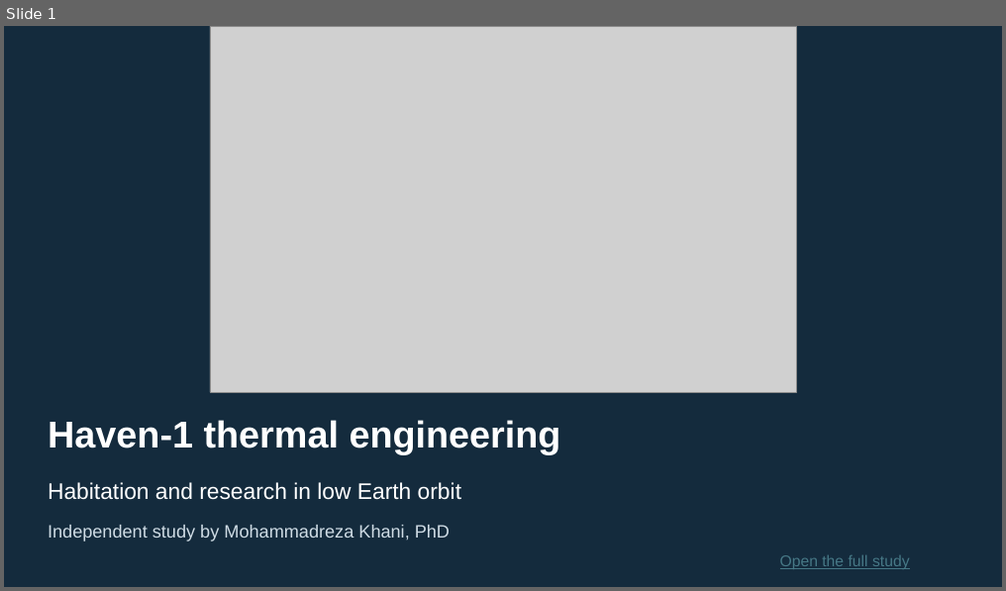
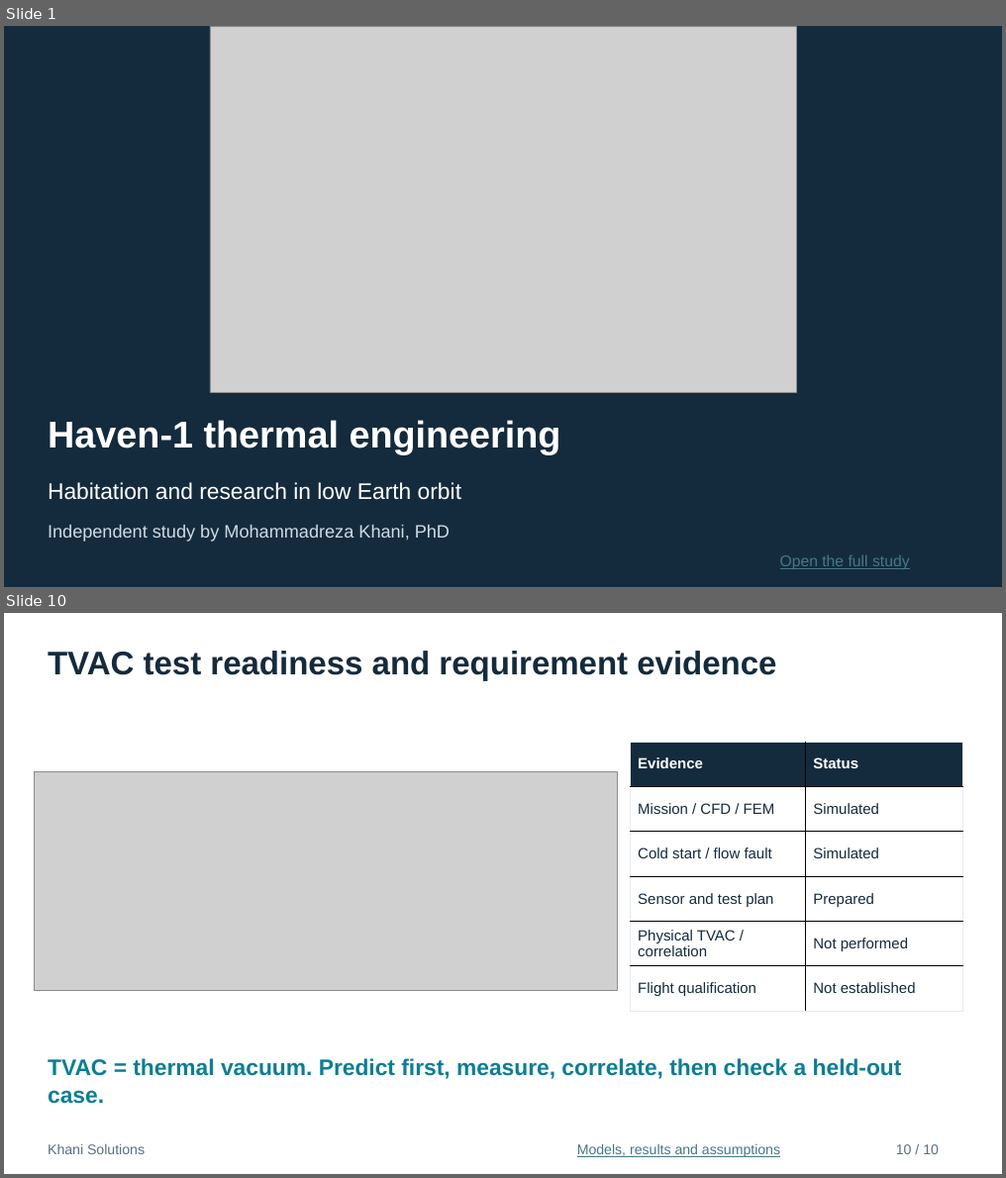
Before and after one commit to mrkhani88/khani-solutions-site, a slide deck: assets/studies/vast-haven-1/interview/Haven1_Thermal_Engineering_Interview.pptx. Shown one above the other, each under a label of ours: slide 1 before the commit, slides 1 and 10 after it; the slides between them are not shown. The pictures are 1006x591 and 1006x1178 pixels, drawn with LibreOffice and Linux fonts; fonts in the diff are those of the drawing; grey boxes stand for pictures. Boxes give left, top, right and bottom in pixels: in the first picture for what was removed or moved away, otherwise in the second. Text is boxed around its words. In the diff, an @@ line names an element or a change of style, - is before the commit and + after.

Commit message:
Connect Haven thermal CFD and FEM study and update ten-slide interview deck

```diff
--- a/assets/studies/vast-haven-1/interview/Haven1_Thermal_Engineering_Interview.pptx
+++ b/assets/studies/vast-haven-1/interview/Haven1_Thermal_Engineering_Interview.pptx
@@ slide 10 added at (4,613,1002,1174), background #FFFFFF @@
@@ text added at (48,651,776,681), 31.5 pt, text #142B3D, bold @@
+TVAC test readiness and requirement evidence
@@ table added at (630,742,962,1011), 6 rows, 2 columns @@
+Evidence | Status
+Mission / CFD / FEM | Simulated
+Cold start / flow fault | Simulated
+Sensor and test plan | Prepared
+Physical TVAC / correlation | Not performed
+Flight qualification | Not established
@@ picture added at (34,771,618,991) @@
@@ text added at (48,1059,902,1104), 21.8 pt, text #087F95, bold @@
+TVAC = thermal vacuum. Predict first, measure, correlate, then check a held-out case.
@@ text added at (48,1144,145,1155), 13.5 pt, text #587081 @@
+Khani Solutions
@@ text added at (577,1144,780,1157), 13.5 pt, text #467886, underline @@
+Models, results and assumptions
@@ text added at (896,1145,939,1155), 13.5 pt, text #587081 @@
+10 / 10
```
Also in this commit, not shown: 2 slides changed, 6 other slides added, 4 slides removed, 23 other files.
